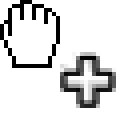
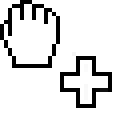
Layer changes from the first 128×128 image to the second:
painted on "Copy" over [60, 52, 116, 108]
